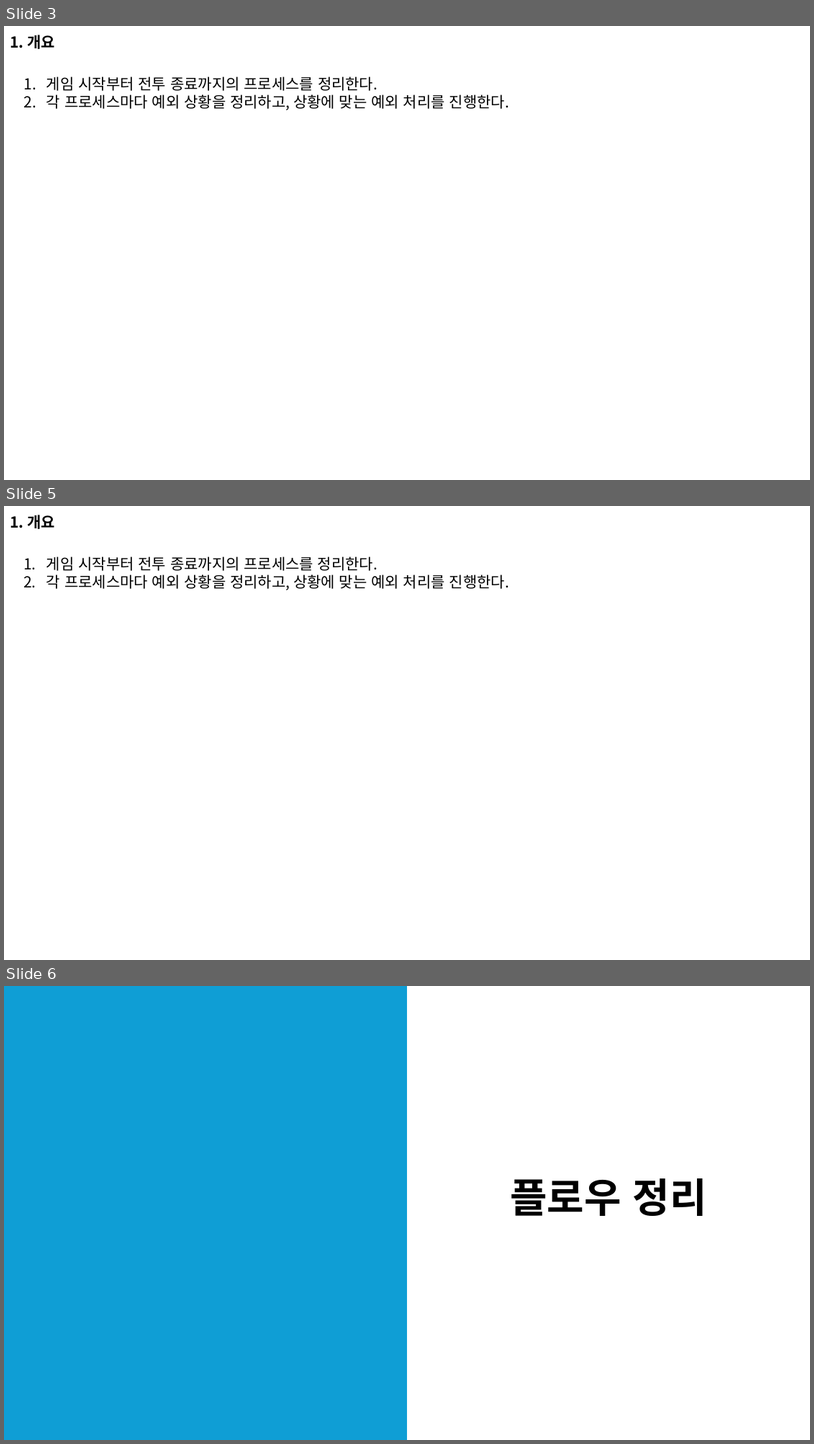
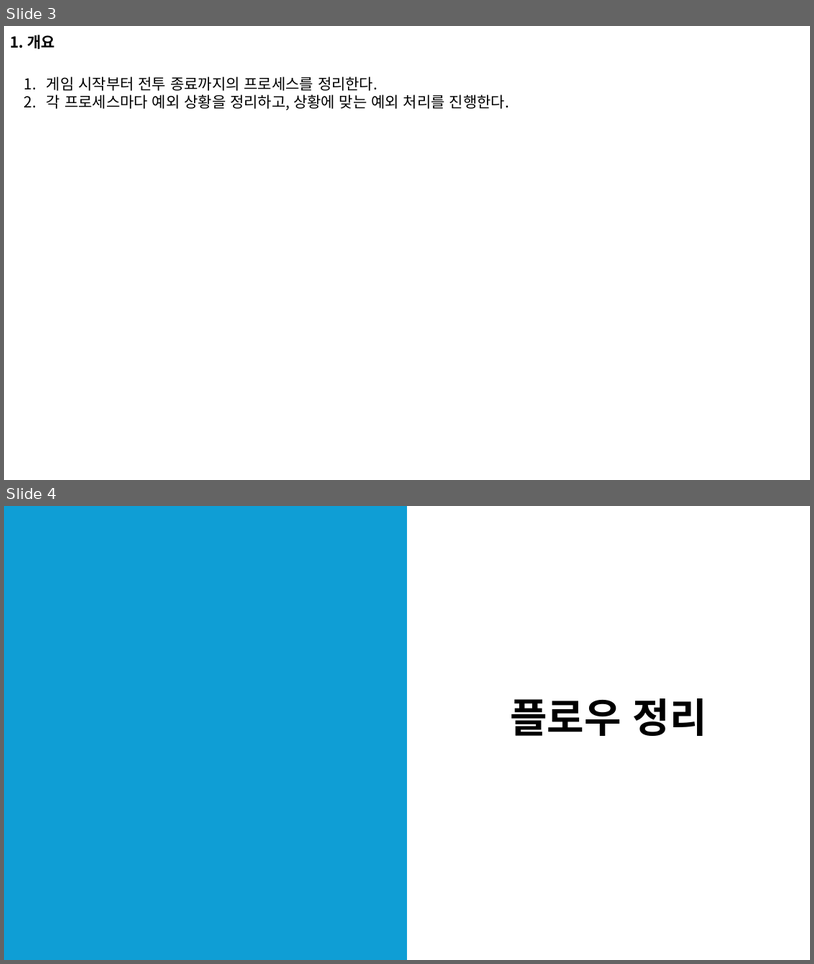
Before and after one commit to EpicRocket/SProjectDesign, a slide deck: Design/시스템 문서/게임 시작 플로우.pptx. Shown one above the other, each under a label of ours: slides 3, 5 and 6 before the commit, slides 3 and 4 after it; the slides between them are not shown. The pictures are 814x1444 and 814x964 pixels, drawn with LibreOffice and Linux fonts; fonts in the diff are those of the drawing; background and template pictures are left out. Boxes give left, top, right and bottom in pixels: in the first picture for what was removed or moved away, otherwise in the second. Text is boxed around its words. In the diff, an @@ line names an element or a change of style, - is before the commit and + after.

Commit message:
#Add
- 게임 시작 플로우 기획 추가
- 관련 테이블 최신화

```diff
--- a/Design/시스템 문서/게임 시작 플로우.pptx
+++ b/Design/시스템 문서/게임 시작 플로우.pptx
@@ slide 5 removed at box(4, 506, 810, 960), background picture (left out) @@
@@ text removed at box(10, 515, 55, 529) @@
-1. 개요
@@ text removed at box(46, 556, 509, 590) @@
-1. 게임 시작부터 전투 종료까지의 프로세스를 정리한다.
-2. 각 프로세스마다 예외 상황을 정리하고, 상황에 맞는 예외 처리를 진행한다.
@@ page number removed at box(765, 933, 810, 957) @@
-5
@@ what was slide 6 is now slide 4 @@
```
Also in this commit, not shown: 3 slides changed, 4 slides added, 1 other slide removed, 2 other files.
